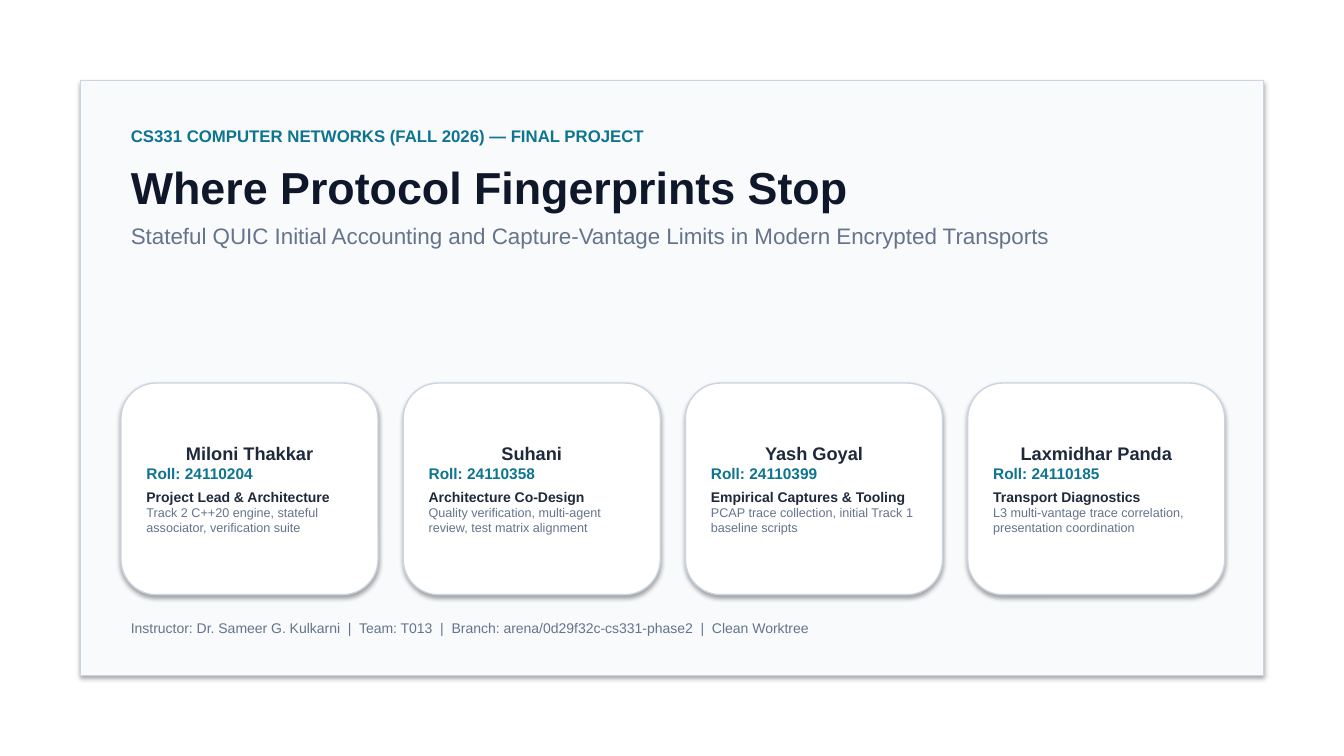
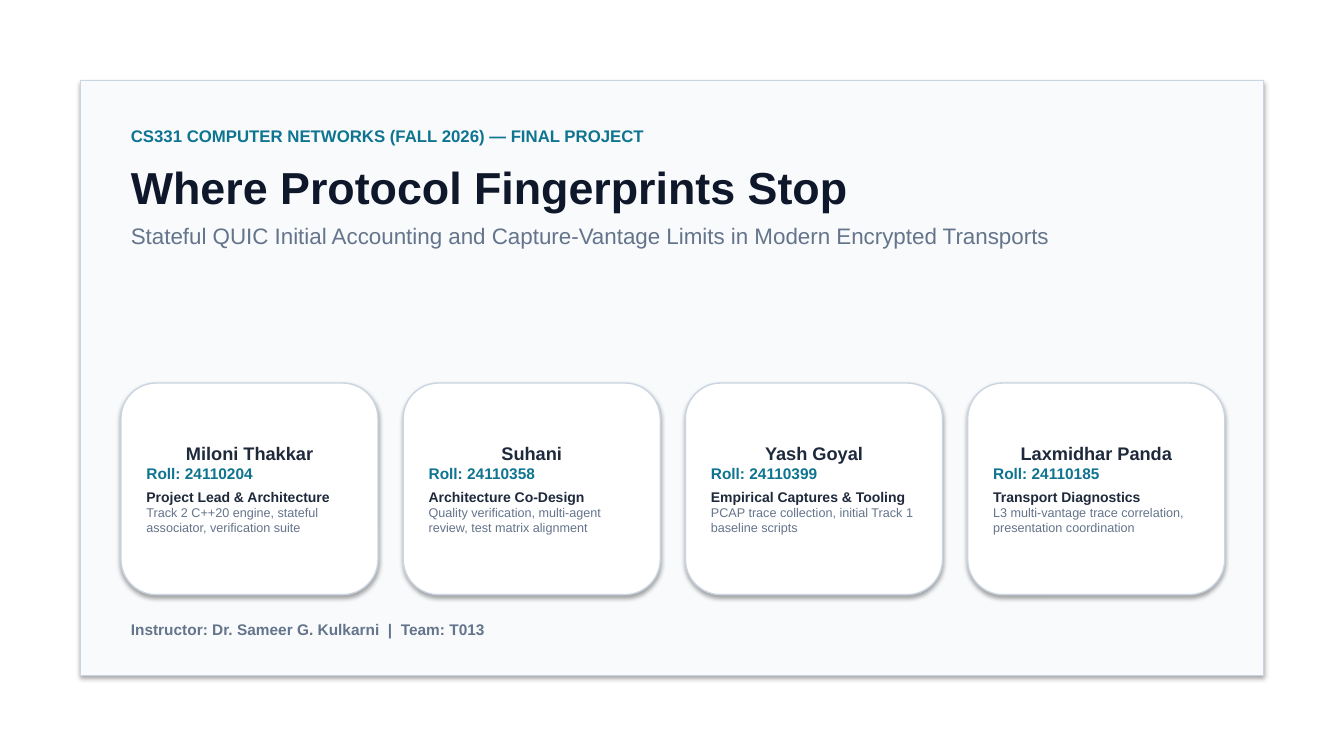
Before and after one commit to YashG1836/CS331-T013-TLS_Fingerprint_2, a slide deck: slide 1 of ppt/CS331_Phase2_Presentation_T013.pptx. Drawn at 1344x756 pixels with LibreOffice and Linux fonts; fonts in the diff are those of the drawing. Boxes give left, top, right and bottom in pixels: in the first picture for what was removed or moved away, otherwise in the second. Text is boxed around its words. In the diff, an @@ line names an element or a change of style, - is before the commit and + after.

Commit message:
Update report AI disclosure with Arena Agent and clean title slide on PPT

```diff
--- a/ppt/CS331_Phase2_Presentation_T013.pptx
+++ b/ppt/CS331_Phase2_Presentation_T013.pptx
@@ text at (131, 624, 484, 635): text changed; size 10 to 11 pt; bold on @@
-Instructor: Dr. Sameer G. Kulkarni | Team: T013 | Branch: arena/0d29f32c-cs331-phase2 | Clean Worktree
+Instructor: Dr. Sameer G. Kulkarni | Team: T013
```
Also in this commit, not shown: 2 other files.
